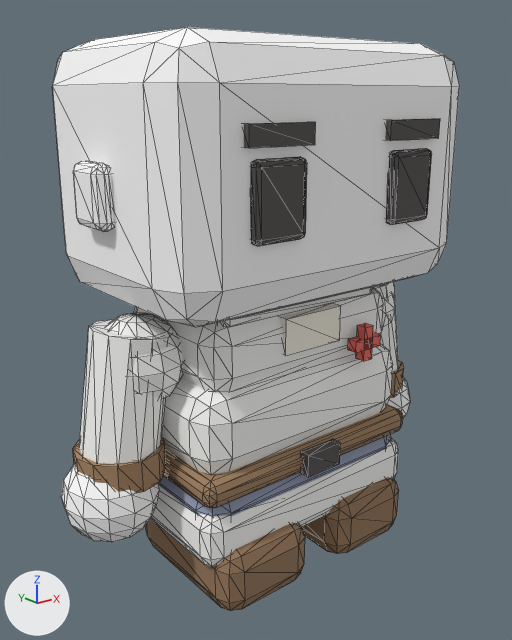
An edit to the glTF model public/assets/models/characters/body-medic-white.glb, drawn before and after from the same camera.
The view is the same before and after, from a 50 mm camera at (-0.567, -0.7, 0.599) aimed at (-0.009, -0.002, 0.32). The lights are fixed; the arrows at lower left show +X, +Y and +Z. The first picture is the older version. Mesh edges are drawn as thin lines. Vertices at exactly the same position are counted once.

Script lines for the objects in view, before the commit:
```python
me_body_mesh = bpy.data.meshes.new('body-mesh')
me_body_mesh.from_pydata(...)  # 796 vertices, 1512 faces; spans x -0.271..0.271, y -0.135..0.117, z 0.0..0.372
me_body_mesh.materials.append(mat_charmat)
me_head_mesh = bpy.data.meshes.new('head-mesh')
me_head_mesh.from_pydata(...)  # 444 vertices, 852 faces; spans x -0.29..0.29, y -0.159..0.15, z 0.087..0.662
me_head_mesh.materials.append(mat_skinmat)
ob_body_mesh = bpy.data.objects.new('body-mesh', me_body_mesh)
ob_body_mesh.location = (0.0, 0.0, 0.0)
ob_head_mesh = bpy.data.objects.new('head-mesh', me_head_mesh)
ob_head_mesh.location = (0.0, 0.0, 0.0)
```
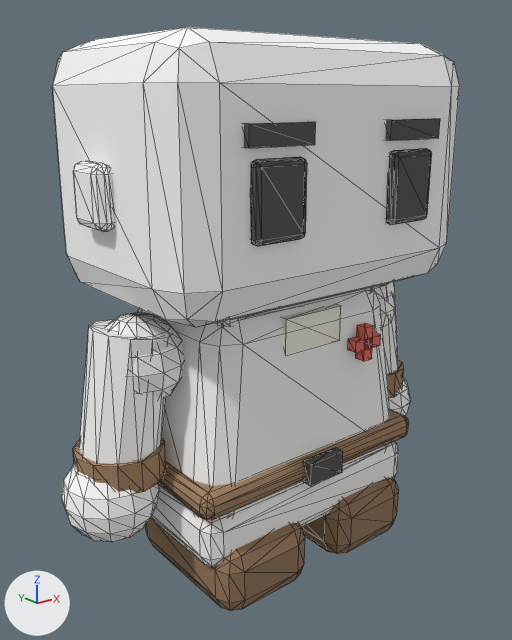
Pixel boxes (x1, y1, x2, y2) of what changed, in the pictures (512 x 640 px; the box of a moved part takes in the faces that stretch with it):
'body-mesh', reshaped: before (73, 281, 404, 611); after (73, 281, 409, 611)
part 1 of me_body_mesh, moved or reshaped: before (163, 405, 403, 508); after (158, 410, 409, 520)
part 2 of me_body_mesh, moved or reshaped: before (301, 439, 340, 477); after (303, 447, 343, 486)
part 3 of me_body_mesh, rebuilt (118% taller): before (134, 288, 383, 392); after (138, 289, 390, 517)
part 4 of me_body_mesh, deleted: before (162, 343, 393, 475)
part 5 of me_body_mesh, deleted: before (158, 434, 391, 517)

The change in detail:
me_body_mesh is used by ob_body_mesh; location (0.0, 0.0, 0.0).
me_body_mesh had 796 vertices, 1512 faces and spanned x -0.271..0.271, y -0.135..0.117, z 0.0..0.372.
me_body_mesh now has 684 vertices, 1296 faces and spans x -0.271..0.271, y -0.135..0.123, z 0.0..0.372.
me_body_mesh part 1: the loose piece of 56 vertices spanning x -0.17..0.17, y -0.117..0.117, z 0.148..0.182 is scaled about its middle by (1.05, 1.05, 1), then moved by (0.0, 0.0, -0.01).
me_body_mesh part 2: the loose piece of 8 vertices spanning x -0.027..0.027, y -0.128..-0.114, z 0.15..0.18 is moved by (0.0, -0.005, -0.01).
me_body_mesh part 3: the loose piece of 56 vertices spanning x -0.147..0.147, y -0.097..0.097, z 0.267..0.363 is rebuilt with 56 vertices and now spans x -0.168..0.168, y -0.115..0.115, z 0.1..0.37.
me_body_mesh part 4: the loose piece of 56 vertices spanning x -0.165..0.165, y -0.11..0.11, z 0.167..0.282 is deleted.
Part 5, on me_body_mesh:
56 vertices are removed from x -0.165..0.165, y -0.112..0.112, z 0.065..0.165.
108 faces are deleted.
